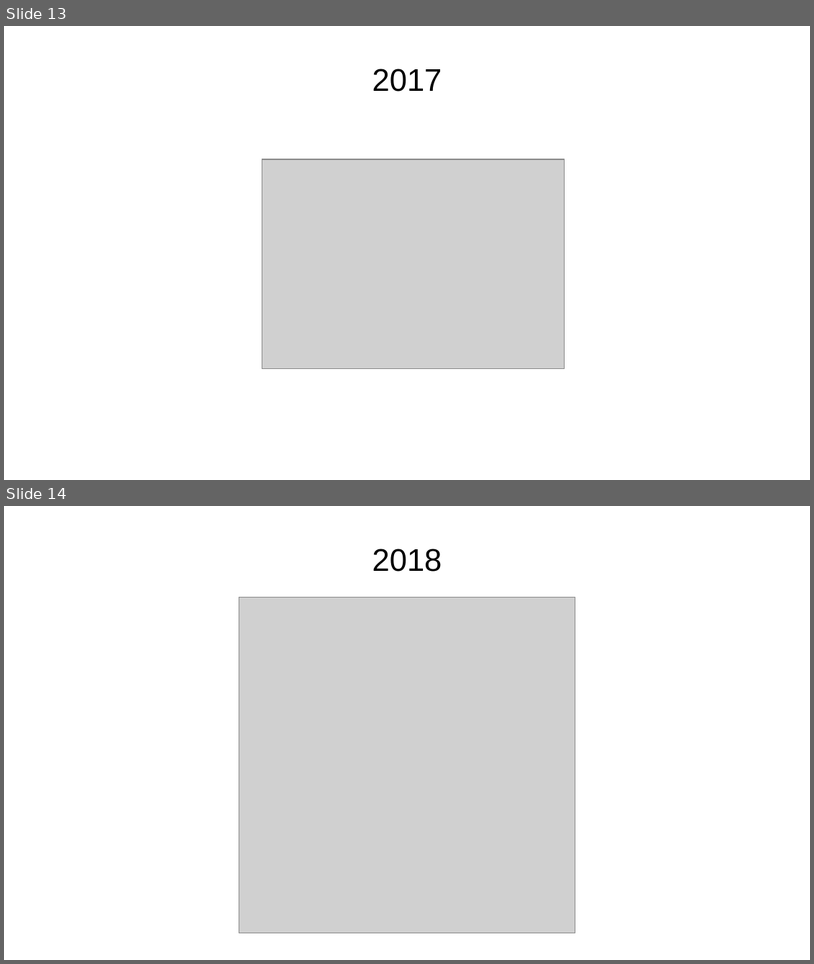
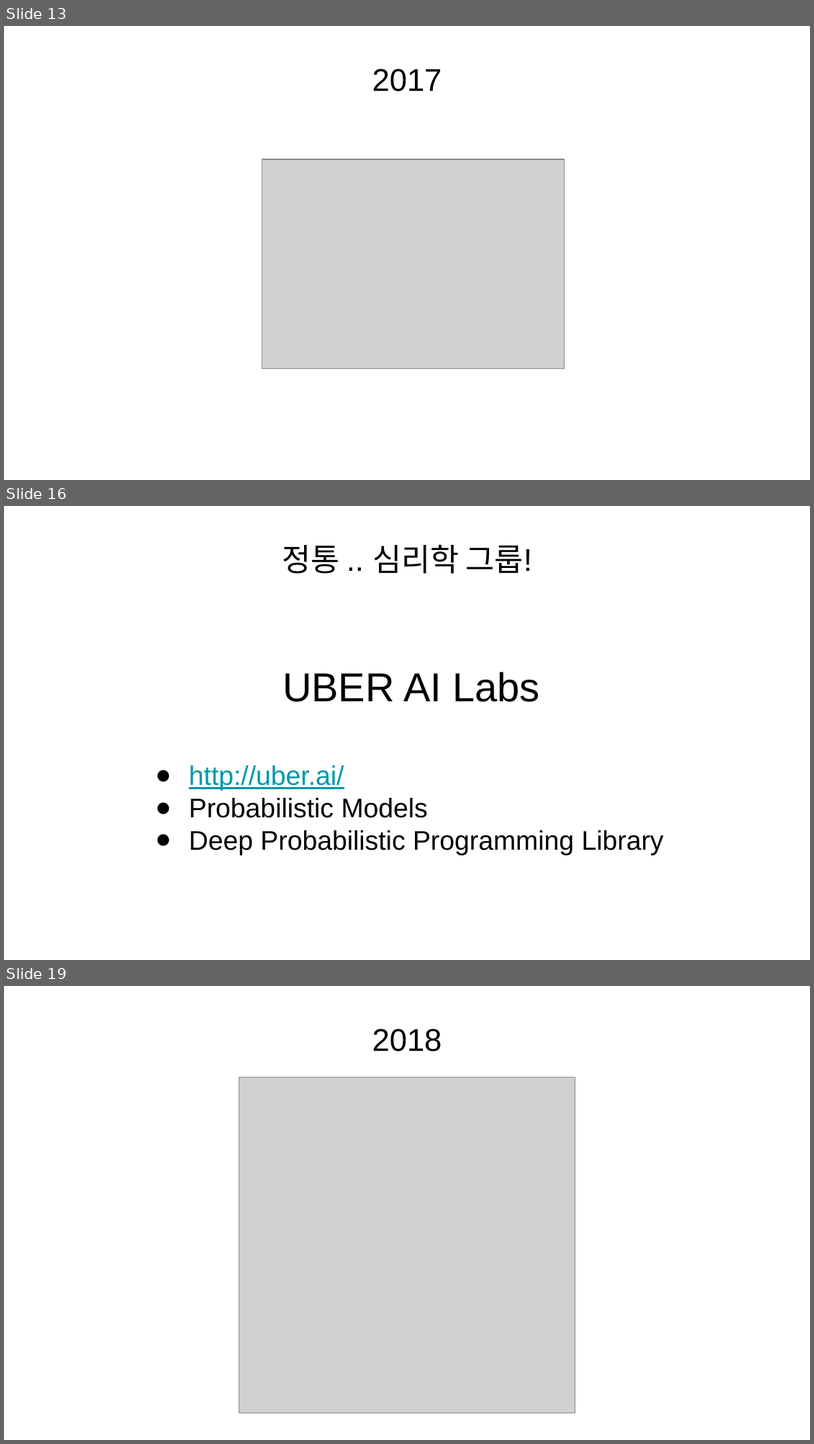
Before and after one commit to KaggleBreak/studybreak, a slide deck: 2017/presentation/study/싸이그래머_소개_스터디뽀개기2017.pptx. Shown one above the other, each under a label of ours: slides 13 and 14 before the commit, slides 13, 16 and 19 after it; the slides between them are not shown. The pictures are 814x964 and 814x1444 pixels, drawn with LibreOffice and Linux fonts; fonts in the diff are those of the drawing; grey boxes stand for pictures. Boxes give left, top, right and bottom in pixels: in the first picture for what was removed or moved away, otherwise in the second. Text is boxed around its words. In the diff, an @@ line names an element or a change of style, - is before the commit and + after.

```diff
--- a/2017/presentation/study/싸이그래머_소개_스터디뽀개기2017.pptx
+++ b/2017/presentation/study/싸이그래머_소개_스터디뽀개기2017.pptx
@@ slide 16 added at (4, 506, 810, 960), background #FFFFFF @@
@@ title added at (282, 544, 532, 574), 28 pt, text #000000 @@
+정통 .. 심리학 그룹!
@@ text added at (189, 672, 664, 854), 24 pt, text #000000 @@
+UBER AI Labs
+● http://uber.ai/
+● Probabilistic Models
+● Deep Probabilistic Programming Library
@@ what was slide 14 is now slide 19 @@
```
Also in this commit, not shown: 4 slides changed, 15 other slides added, 7 other files.
